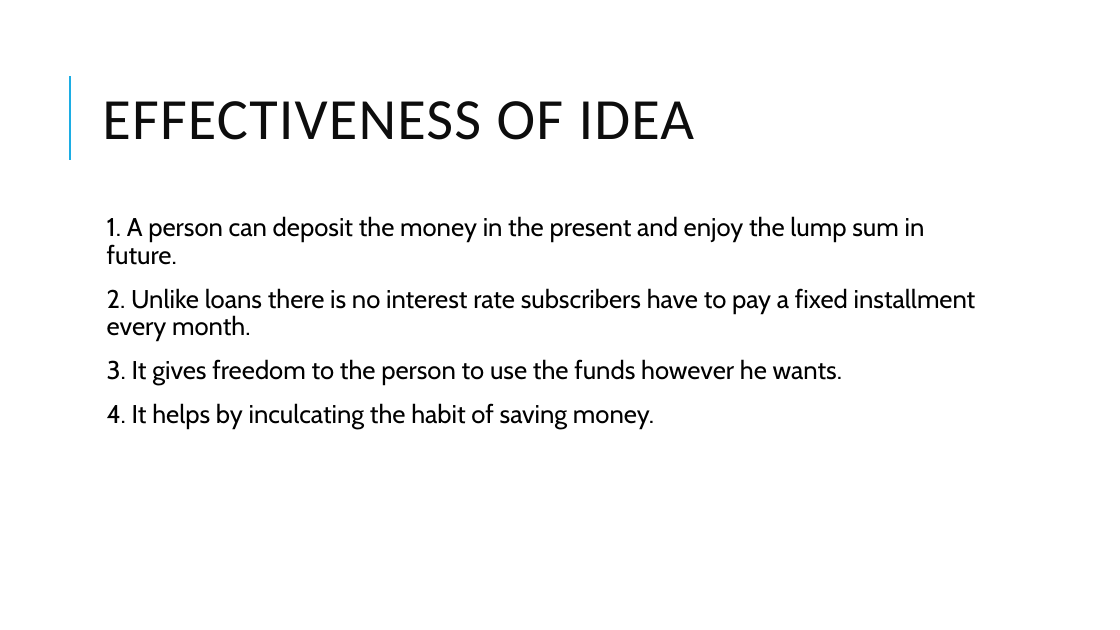
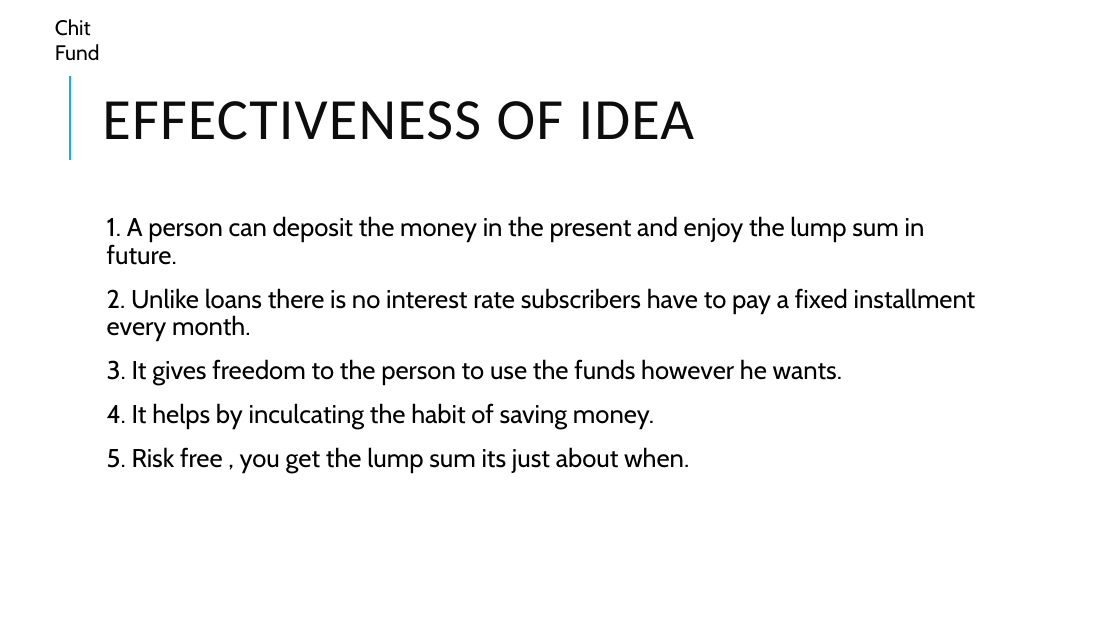
Before and after one commit to Harman-singh-waraich/Chit-Fund, a slide deck: slide 3 of Chit Fund.pptx. Drawn at 1120x630 pixels with LibreOffice and Linux fonts; fonts in the diff are those of the drawing. Boxes give left, top, right and bottom in pixels: in the first picture for what was removed or moved away, otherwise in the second. Text is boxed around its words. In the diff, an @@ line names an element or a change of style, - is before the commit and + after.

```diff
--- a/Chit Fund.pptx
+++ b/Chit Fund.pptx
@@ text added at box(55, 19, 100, 60), 18 pt, text #000000 @@
+Chit Fund
@@ text at box(107, 447, 689, 473): paragraph added @@
+  5. Risk free , you get the lump sum its just about when.
```
Also in this commit, not shown: 3 other slides changed, 1 slide added, 1 other file.
